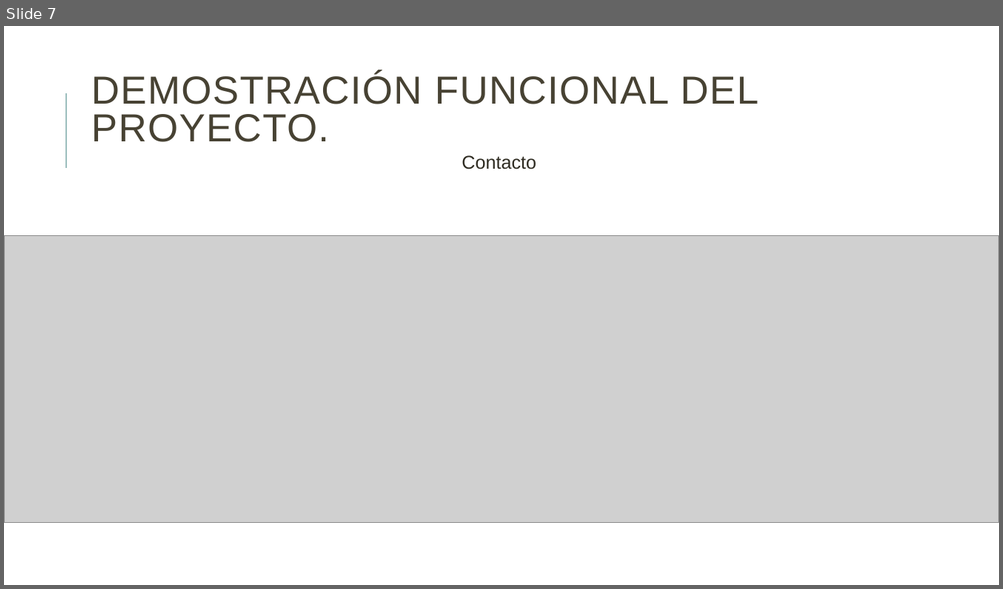
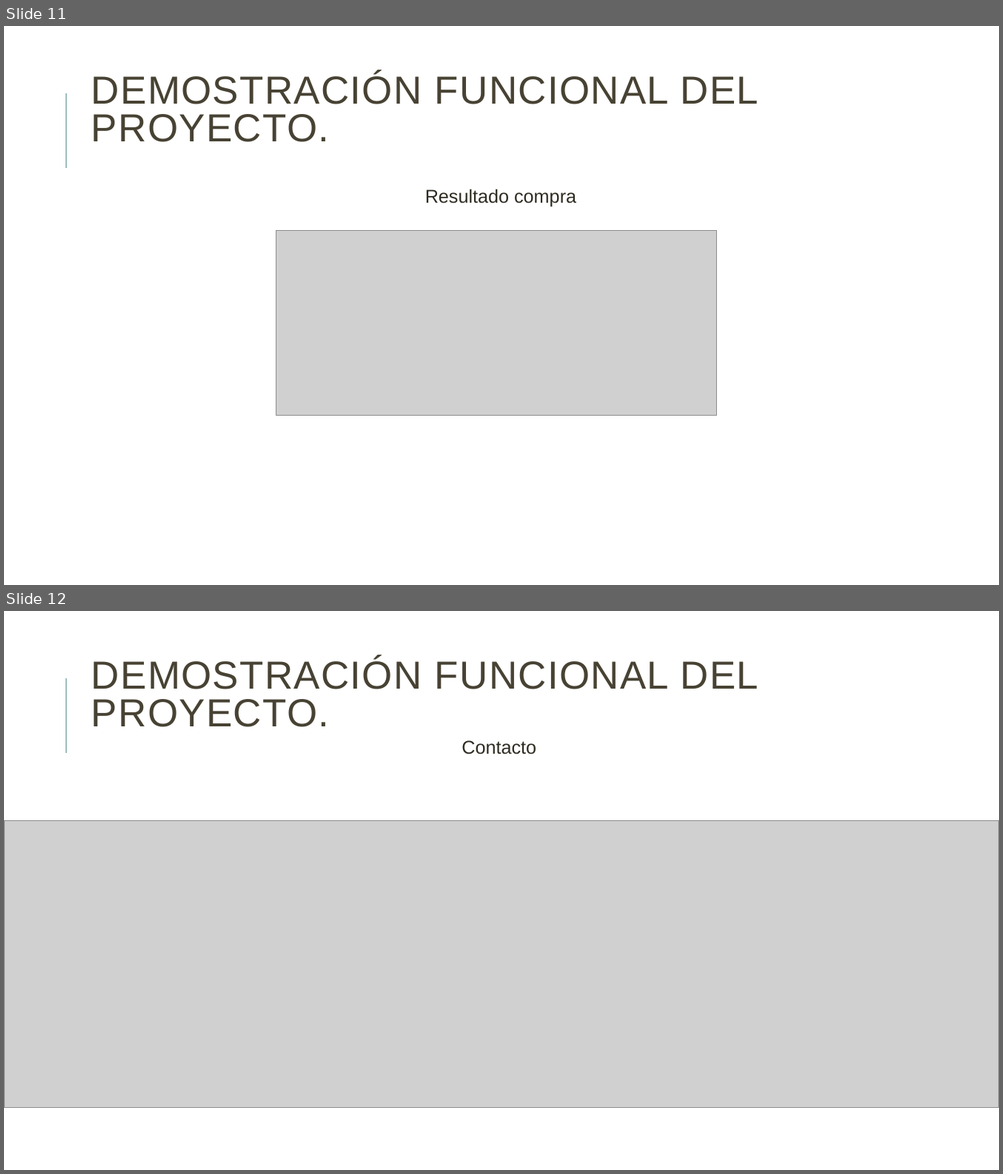
Before and after one commit to danielallhoff/M17-G4-AirDSS, a slide deck: AIRDSS.pptx. Shown one above the other, each under a label of ours: slide 7 before the commit, slides 11 and 12 after it. The pictures are 1003x589 and 1003x1174 pixels, drawn with LibreOffice and Linux fonts; fonts in the diff are those of the drawing; grey boxes stand for pictures. Boxes give left, top, right and bottom in pixels: in the first picture for what was removed or moved away, otherwise in the second. Text is boxed around its words. In the diff, an @@ line names an element or a change of style, - is before the commit and + after.

```diff
--- a/AIRDSS.pptx
+++ b/AIRDSS.pptx
@@ slide 11 added at box(4, 26, 999, 585), background #FFFFFF; not listed: 1 template element that a slide beside it also shows @@
@@ title added at box(91, 72, 759, 142), 37.8 pt, text #474233 @@
+DEMOSTRACIÓN FUNCIONAL DEL PROYECTO.
@@ text added at box(425, 189, 576, 207), 18 pt, text #2E2B21 @@
+Resultado compra
@@ picture added at box(276, 231, 717, 415) @@
@@ what was slide 7 is now slide 12 @@
```
Also in this commit, not shown: 1 slide changed, 4 other slides added, 4 other files.
